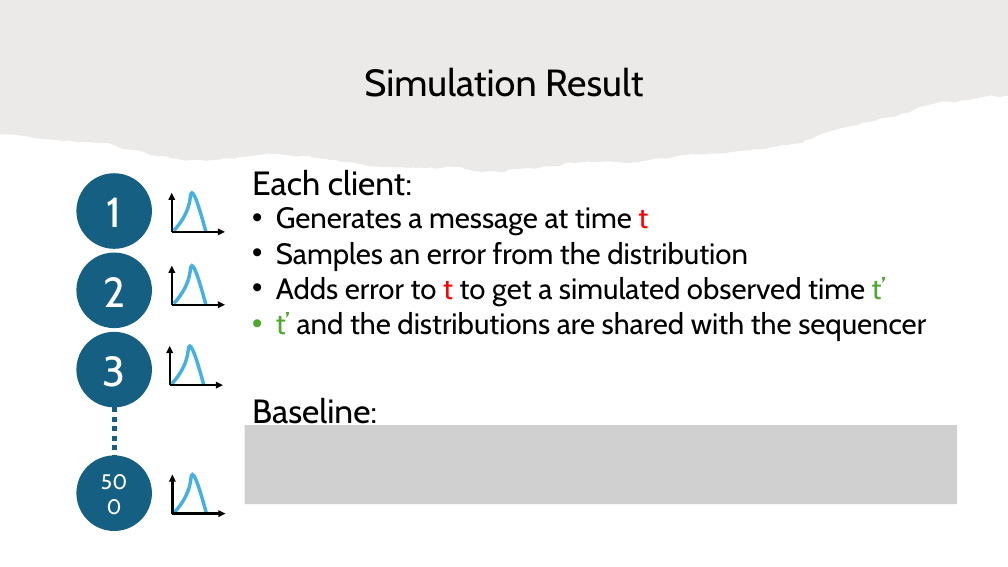
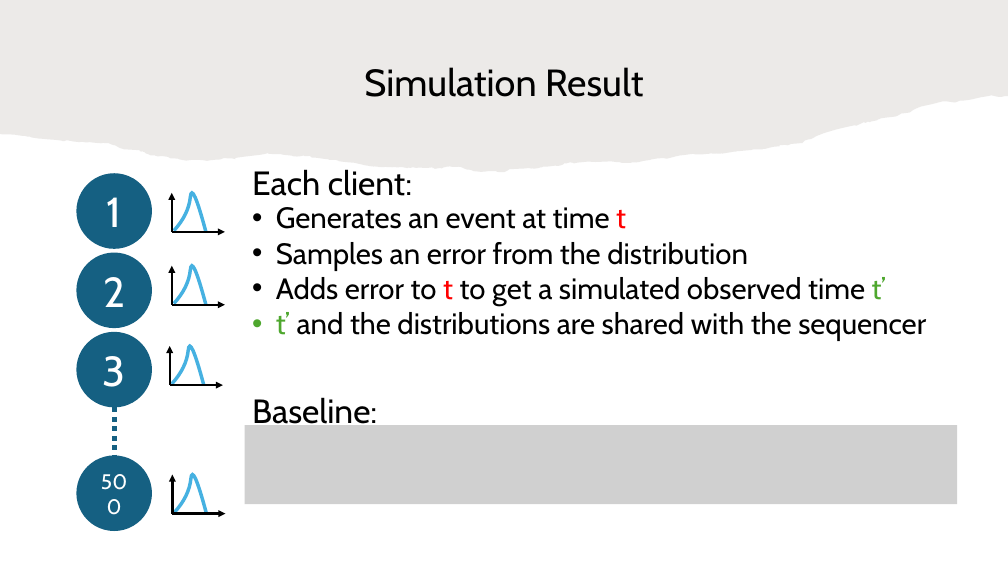
Before and after one commit to HaseebLUMS/Onyx-Presentation, a slide deck: slide 31 of tommy_hotnets_v2.pptx. Drawn at 1008x567 pixels with LibreOffice and Linux fonts; fonts in the diff are those of the drawing; grey boxes stand for pictures. Boxes give left, top, right and bottom in pixels: in the first picture for what was removed or moved away, otherwise in the second. Text is boxed around its words. In the diff, an @@ line names an element or a change of style, - is before the commit and + after.

```diff
--- a/tommy_hotnets_v2.pptx
+++ b/tommy_hotnets_v2.pptx
@@ text at (276, 207, 626, 229): text changed @@
-• Generates a message at time t
+• Generates an event at time t
```
Also in this commit, not shown: 1 other slide changed.
